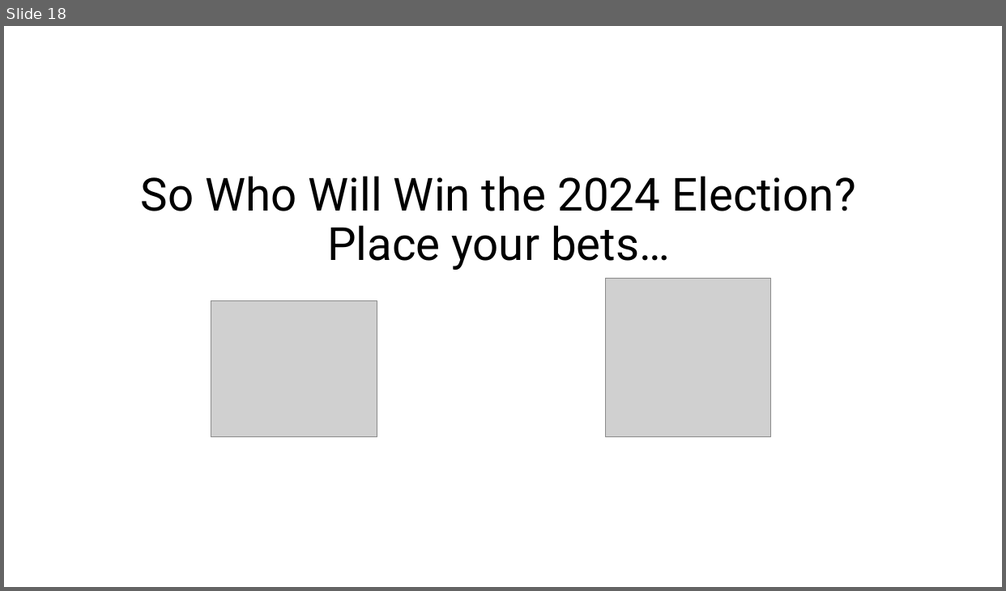
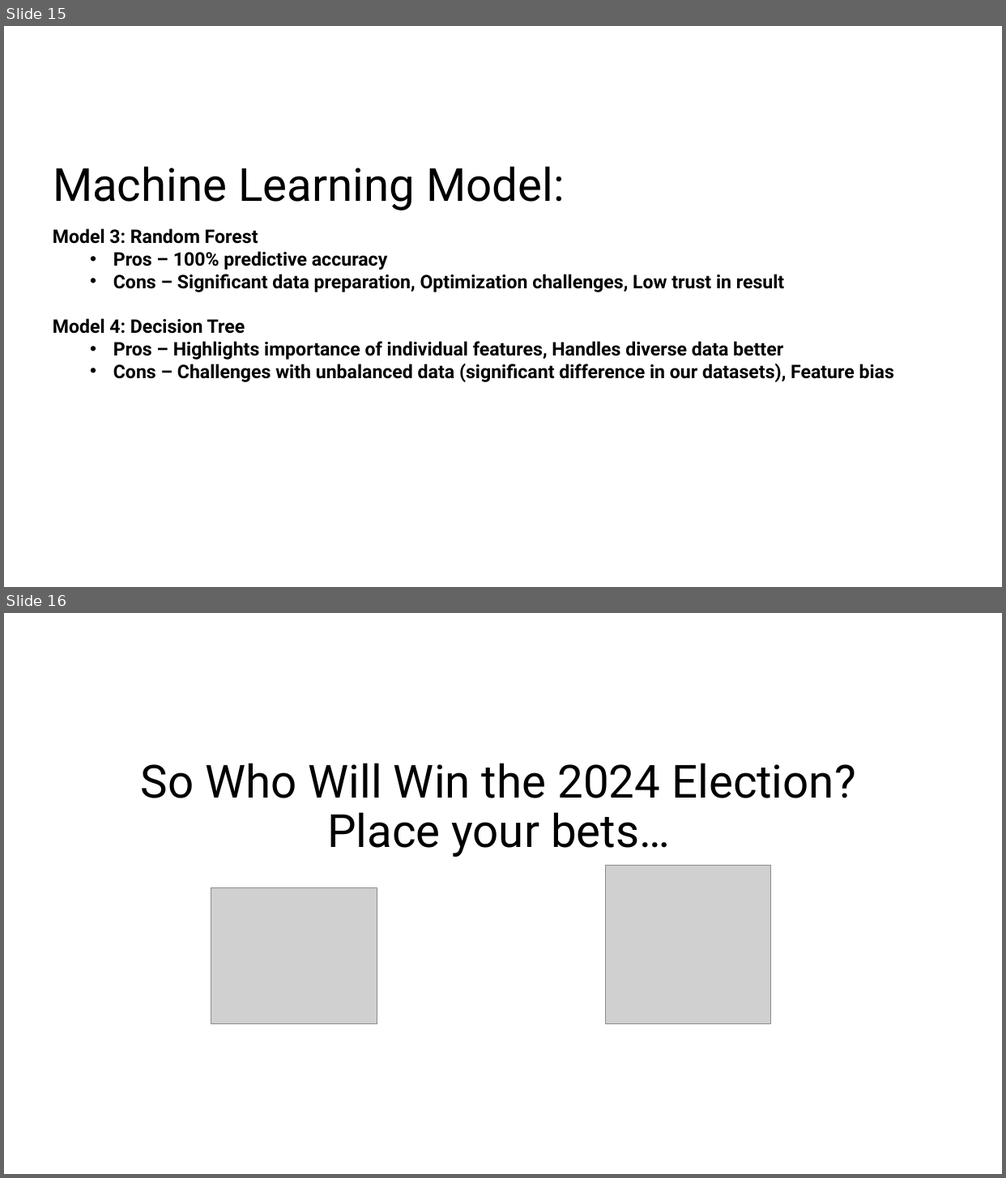
Before and after one commit to azmedtech/Election_Prediction_Project_4, a slide deck: Election_Prediction_Presentation.pptx. Shown one above the other, each under a label of ours: slide 18 before the commit, slides 15 and 16 after it. The pictures are 1006x591 and 1006x1178 pixels, drawn with LibreOffice and Linux fonts; fonts in the diff are those of the drawing; grey boxes stand for pictures; background and template pictures are left out. Boxes give left, top, right and bottom in pixels: in the first picture for what was removed or moved away, otherwise in the second. Text is boxed around its words. In the diff, an @@ line names an element or a change of style, - is before the commit and + after.

```diff
--- a/Election_Prediction_Presentation.pptx
+++ b/Election_Prediction_Presentation.pptx
@@ slide 15 added at [4, 26, 1002, 587], background picture (left out) @@
@@ title added at [53, 166, 565, 211], 44 pt, text #000000 @@
+Machine Learning Model:
@@ text added at [53, 228, 894, 382], 18 pt, text #000000, bold @@
+Model 3: Random Forest
+  • Pros – 100% predictive accuracy
+  • Cons – Significant data preparation, Optimization challenges, Low trust in result
+Model 4: Decision Tree
+  • Pros – Highlights importance of individual features, Handles diverse data better
+  • Cons – Challenges with unbalanced data (significant difference in our datasets), Feature bias
@@ what was slide 18 is now slide 16 @@
```
Also in this commit, not shown: 4 slides changed, 3 other slides added, 7 slides removed.
